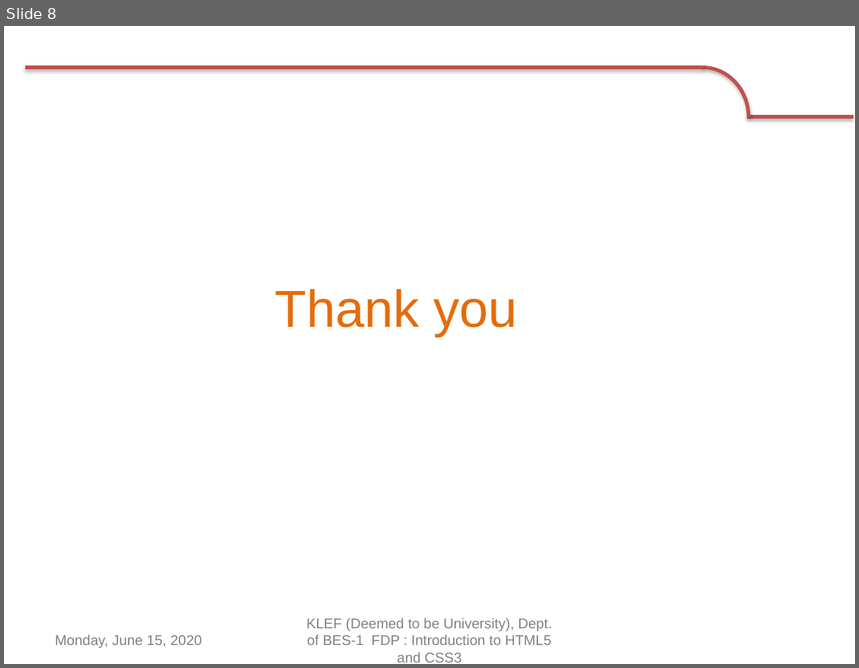
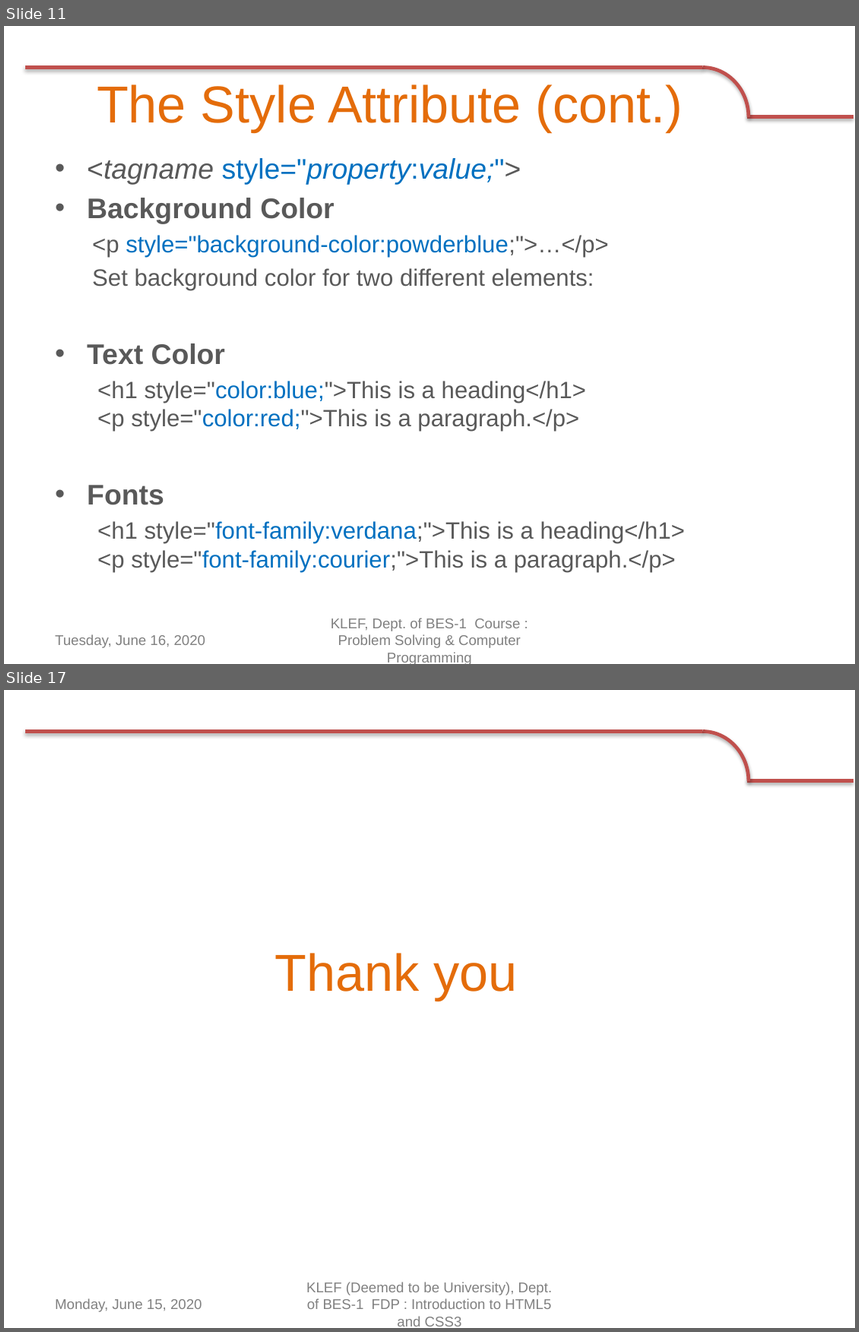
Before and after one commit to navbharti/https---github.com-navbharti-webdesign, a slide deck: html/ppt/day two.pptx. Shown one above the other, each under a label of ours: slide 8 before the commit, slides 11 and 17 after it; the slides between them are not shown. The pictures are 859x668 and 859x1332 pixels, drawn with LibreOffice and Linux fonts; fonts in the diff are those of the drawing; background and template pictures are left out. Boxes give left, top, right and bottom in pixels: in the first picture for what was removed or moved away, otherwise in the second. Text is boxed around its words. In the diff, an @@ line names an element or a change of style, - is before the commit and + after.

```diff
--- a/html/ppt/day two.pptx
+++ b/html/ppt/day two.pptx
@@ slide 11 added at [4, 26, 855, 664], background #FFFFFF; not listed: 3 template elements that a slide beside it also shows @@
@@ title added at [97, 85, 683, 132], 44 pt, text #E46C0A @@
+The Style Attribute (cont.)
@@ text added at [87, 158, 685, 572], 20 pt, text #595959 @@
+• <tagname style="property:value;">
+• Background Color
+  <p style="background-color:powderblue;">…</p>
+  Set background color for two different elements:
+• Text Color
+  <h1 style="color:blue;">This is a heading</h1>
+  <p style="color:red;">This is a paragraph.</p>
+• Fonts
+  <h1 style="font-family:verdana;">This is a heading</h1>
+  <p style="font-family:courier;">This is a paragraph.</p>
@@ text added at [331, 618, 521, 664], 12 pt, text #808080 @@
+KLEF, Dept. of BES-1 Course : Problem Solving & Computer Programming
@@ text added at [55, 635, 205, 648], 12 pt, text #808080 @@
+Tuesday, June 16, 2020
@@ what was slide 8 is now slide 17 @@
```
Also in this commit, not shown: 7 slides changed, 8 other slides added, 2 other files.
